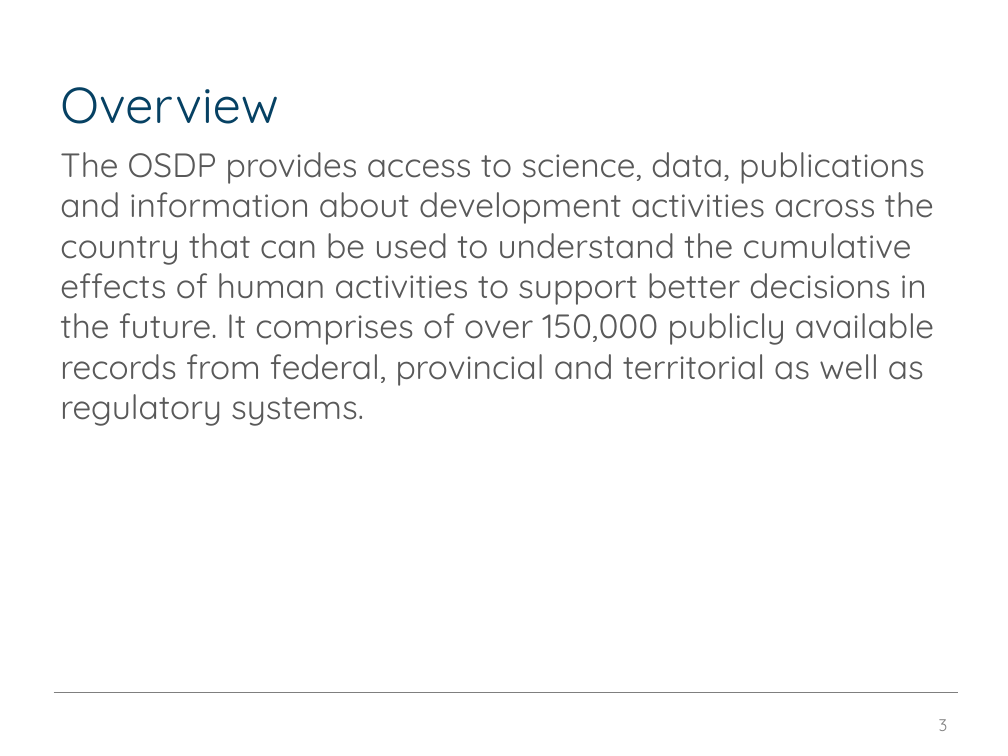
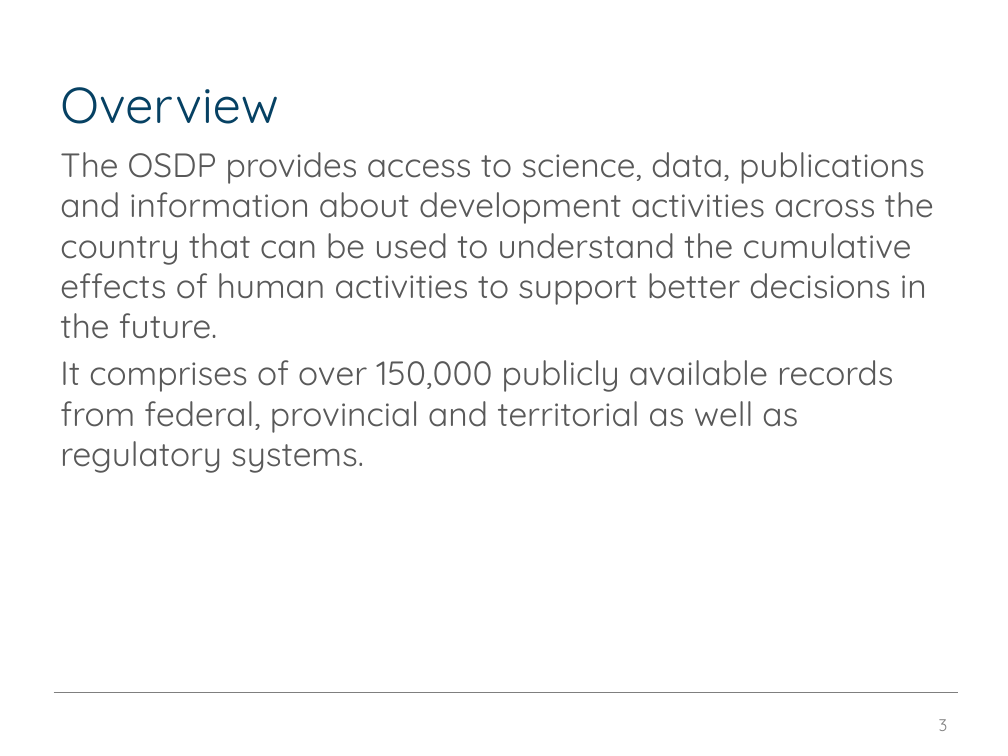
Before and after one commit to edimaudo/hackathon_coding_challenges, a slide deck: slide 3 of open_data_platform_hackathon/osdp_deck.pptx. Drawn at 1008x756 pixels with LibreOffice and Linux fonts; fonts in the diff are those of the drawing; background and template pictures are left out. Boxes give left, top, right and bottom in pixels: in the first picture for what was removed or moved away, otherwise in the second. Text is boxed around its words. In the diff, an @@ line names an element or a change of style, - is before the commit and + after.

```diff
--- a/open_data_platform_hackathon/osdp_deck.pptx
+++ b/open_data_platform_hackathon/osdp_deck.pptx
@@ text at (60,152,934,473): text changed @@
-The OSDP provides access to science, data, publications and information about development activities across the country that can be used to understand the cumulative effects of human activities to support better decisions in the future. It comprises of over 150,000 publicly available records from federal, provincial and territorial as well as regulatory systems.
+The OSDP provides access to science, data, publications and information about development activities across the country that can be used to understand the cumulative effects of human activities to support better decisions in the future.
+It comprises of over 150,000 publicly available records from federal, provincial and territorial as well as regulatory systems.
```
Also in this commit, not shown: 12 other slides changed.
